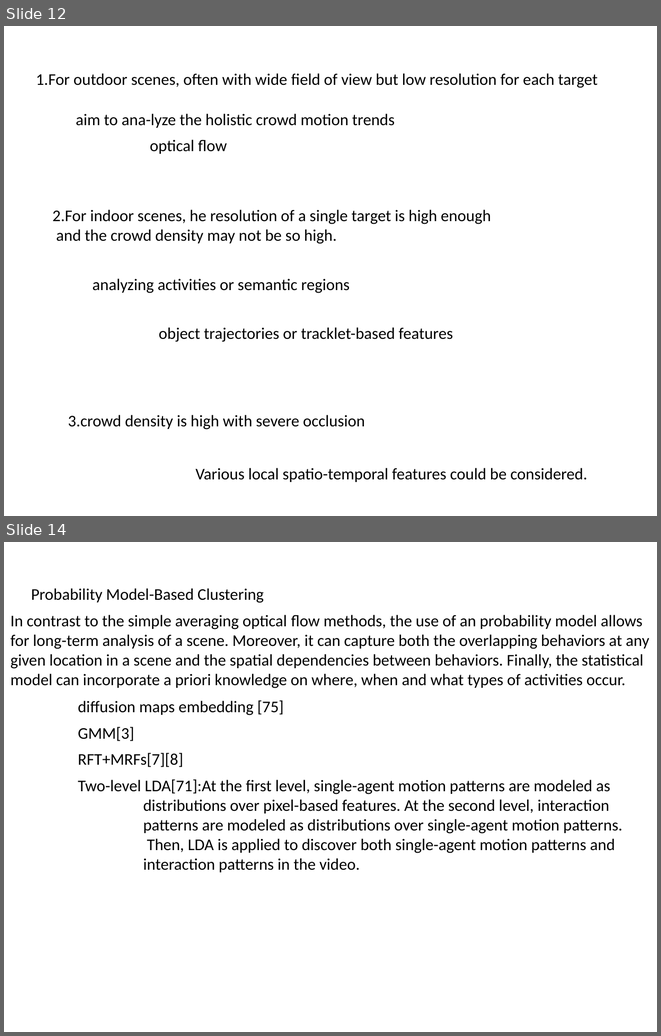
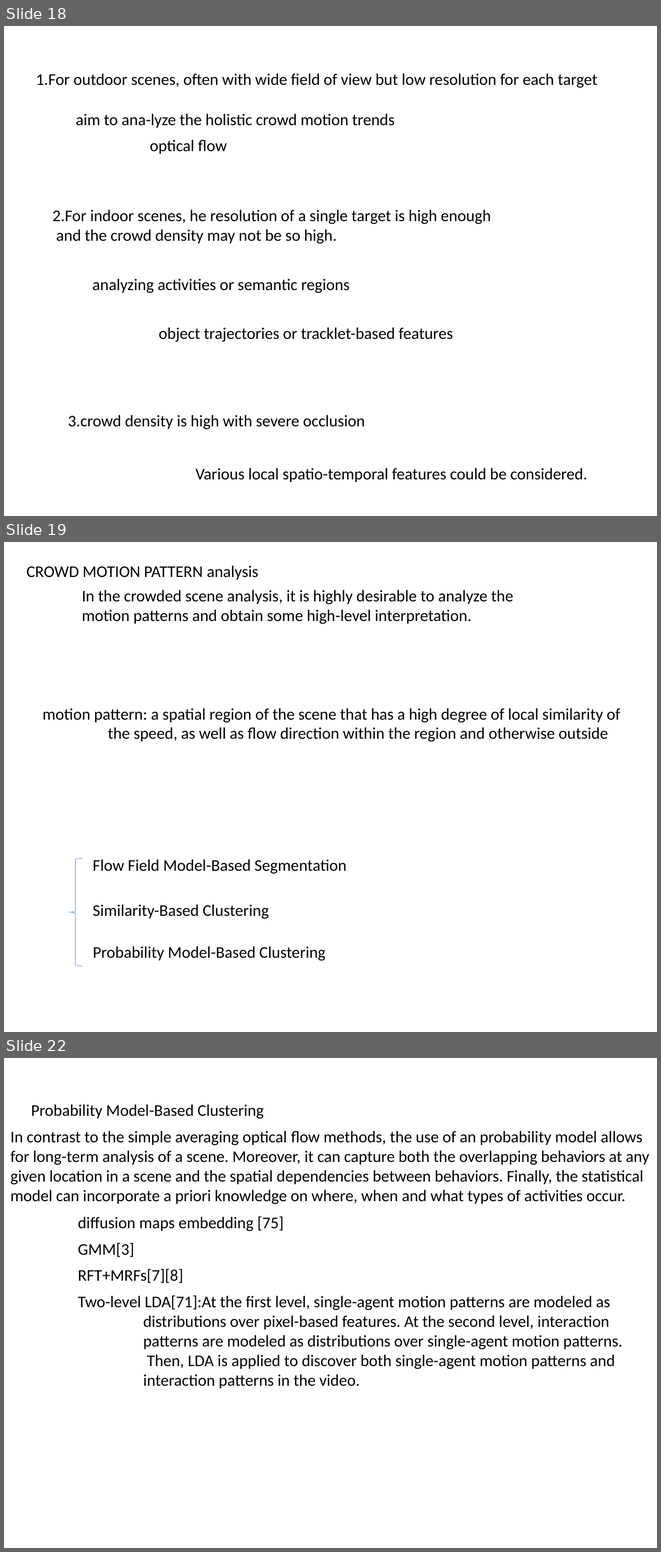
Before and after one commit to simayuhe/crowd-scene-survey, a slide deck: 群体行为分析综述.pptx. Shown one above the other, each under a label of ours: slides 12 and 14 before the commit, slides 18, 19 and 22 after it; the slides between them are not shown. The pictures are 661x1036 and 661x1552 pixels, drawn with LibreOffice and Linux fonts; fonts in the diff are those of the drawing. Boxes give left, top, right and bottom in pixels: in the first picture for what was removed or moved away, otherwise in the second. Text is boxed around its words. In the diff, an @@ line names an element or a change of style, - is before the commit and + after.

```diff
--- a/群体行为分析综述.pptx
+++ b/群体行为分析综述.pptx
@@ slide 19 added at (x1=4, y1=542, x2=657, y2=1032), background #FFFFFF @@
@@ text added at (x1=26, y1=565, x2=259, y2=580), 18 pt, text #000000 @@
+CROWD MOTION PATTERN analysis
@@ text added at (x1=82, y1=590, x2=513, y2=624), 18 pt, text #000000 @@
+In the crowded scene analysis, it is highly desirable to analyze the motion patterns and obtain some high-level interpretation.
@@ text added at (x1=43, y1=708, x2=620, y2=742), 18 pt, text #000000 @@
+motion pattern: a spatial region of the scene that has a high degree of local similarity of
+the speed, as well as flow direction within the region and otherwise outside
@@ left brace added at (x1=69, y1=858, x2=82, y2=966), outline #5B9BD5 0.5 pt @@
@@ text added at (x1=93, y1=859, x2=347, y2=874), 18 pt, text #000000 @@
+Flow Field Model-Based Segmentation
@@ text added at (x1=93, y1=904, x2=269, y2=919), 18 pt, text #000000 @@
+Similarity-Based Clustering
@@ text added at (x1=93, y1=946, x2=326, y2=961), 18 pt, text #000000 @@
+Probability Model-Based Clustering
@@ what was slide 12 is now slide 18 @@
@@ what was slide 14 is now slide 22 @@
```
Also in this commit, not shown: 5 slides changed, 10 other slides added, 1 slide removed.
